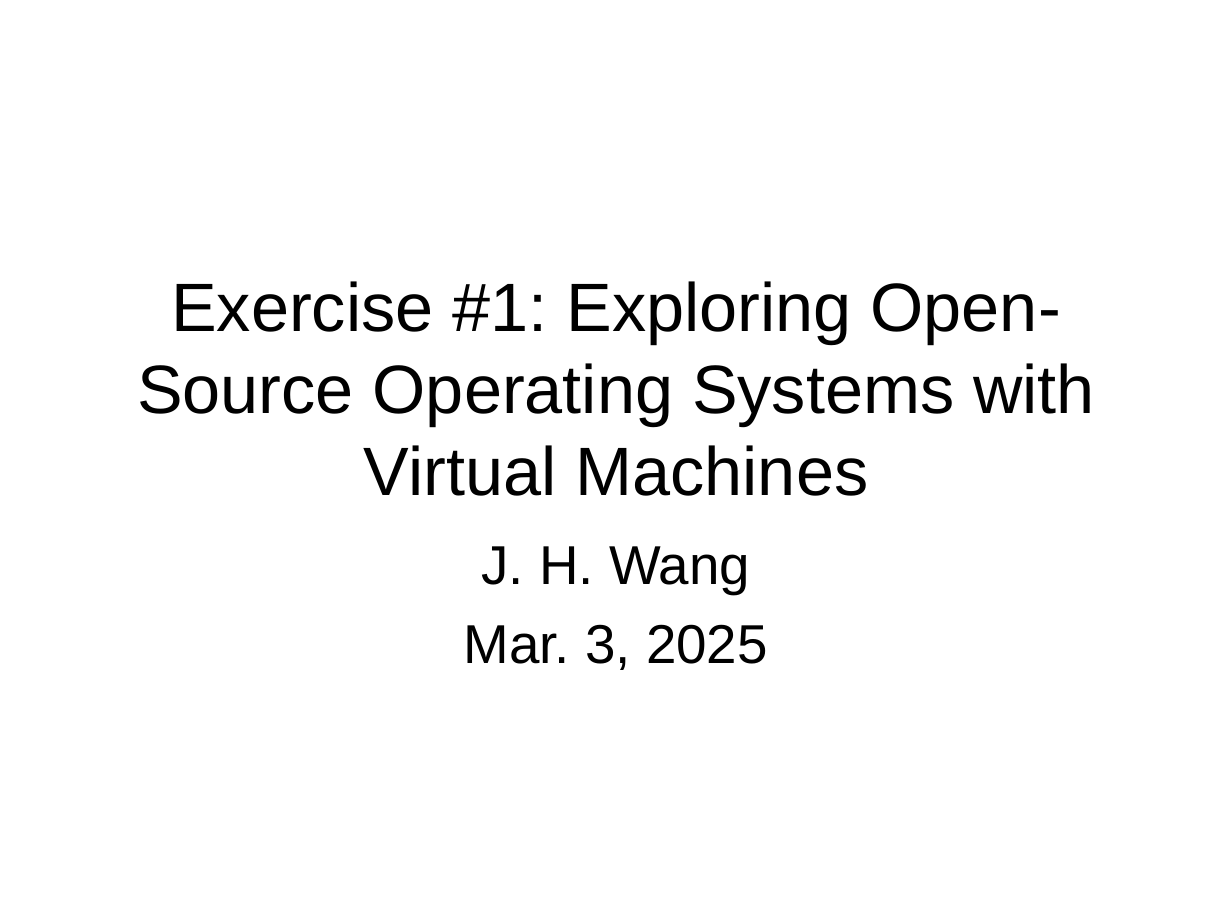
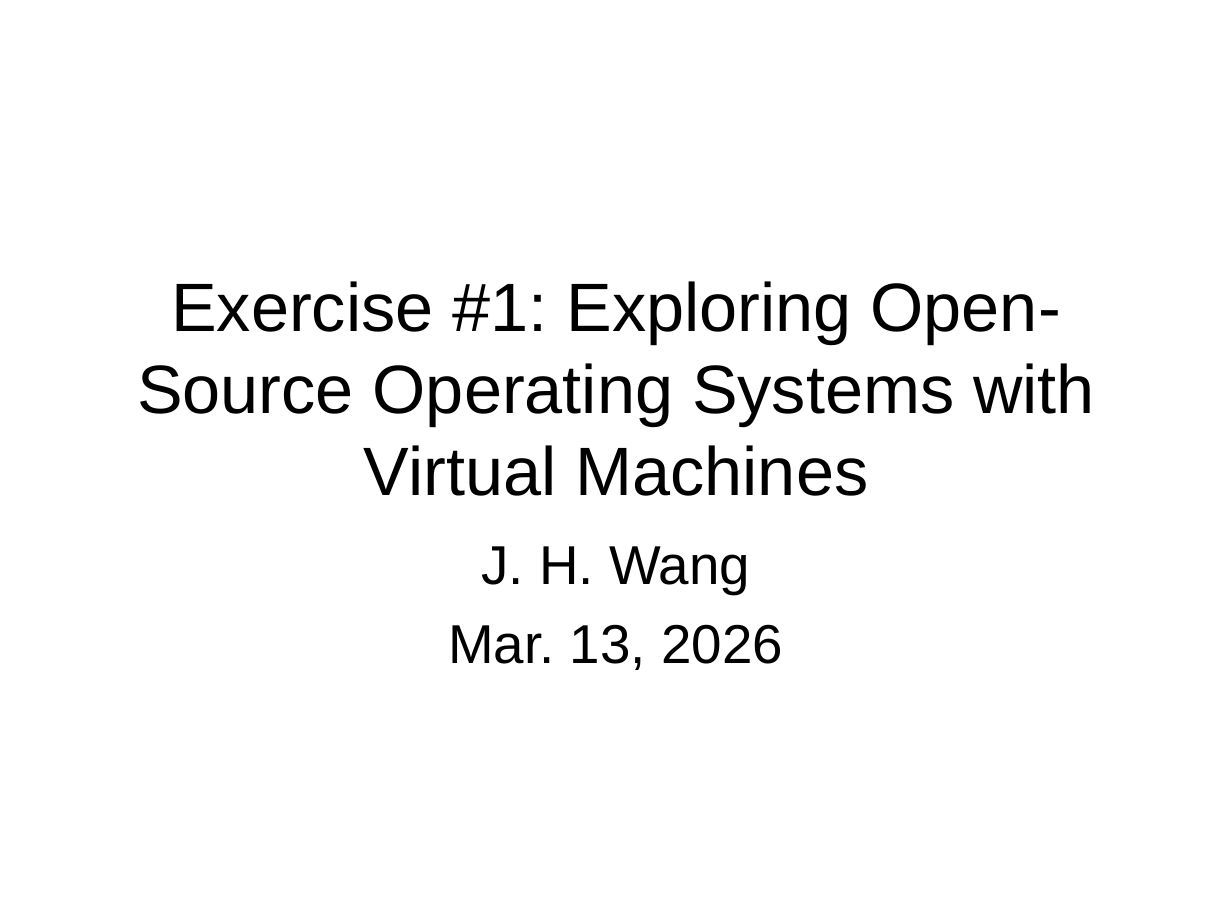
Before and after one commit to chriswjh/chriswjh.github.io, a slide deck: slide 1 of OSu/Ex01.ppt. Drawn at 1232x924 pixels with LibreOffice and Linux fonts; fonts in the diff are those of the drawing. Boxes give left, top, right and bottom in pixels: in the first picture for what was removed or moved away, otherwise in the second. Text is boxed around its words. In the diff, an @@ line names an element or a change of style, - is before the commit and + after.

```diff
--- a/OSu/Ex01.ppt
+++ b/OSu/Ex01.ppt
@@ subtitle at (x1=448, y1=624, x2=783, y2=670): text changed @@
-Mar. 3, 2025
+Mar. 13, 2026
```
Also in this commit, not shown: 3 other slides changed, 2 slides added, 2 slides removed, 1 other file.
